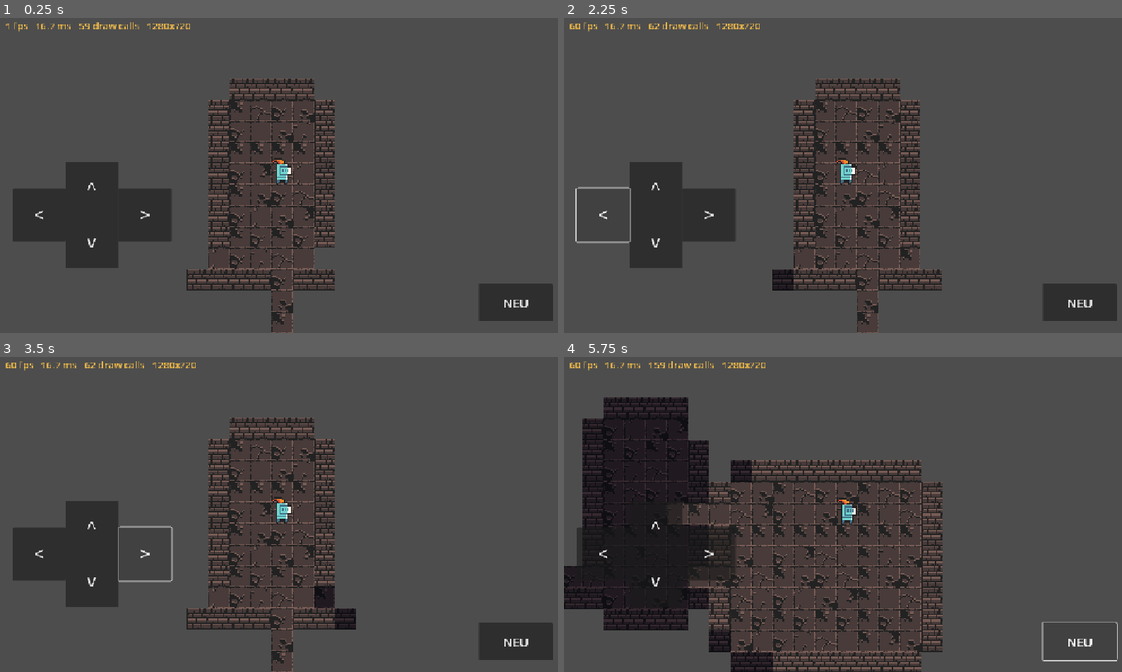
Above: before the commit, frames 1-4 (two rows, left to right).
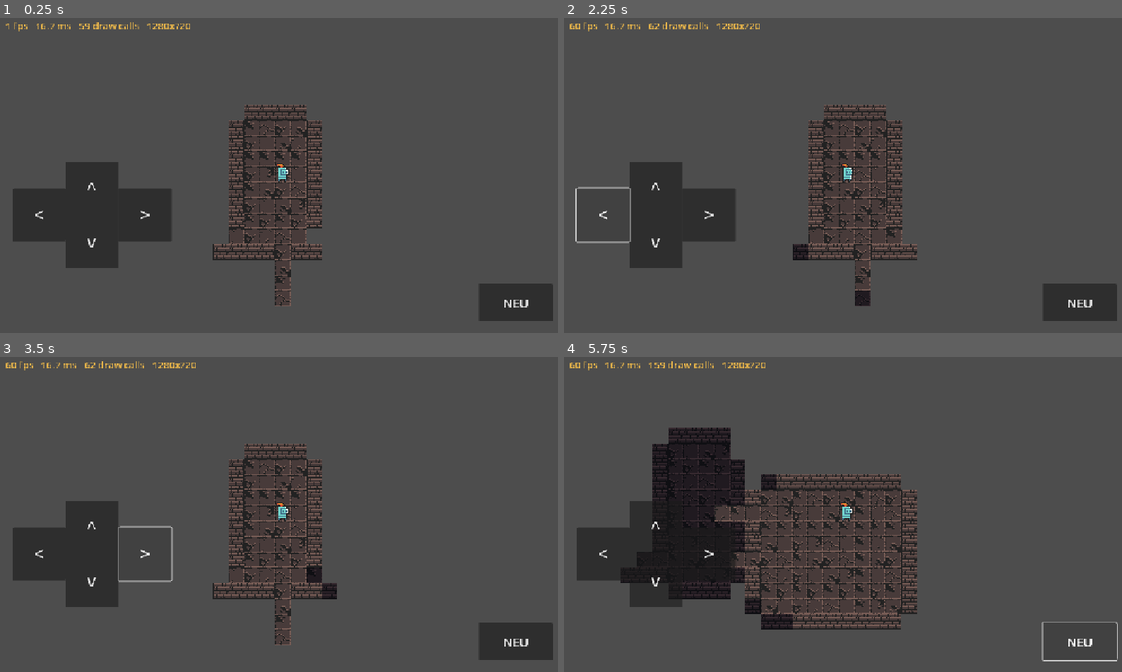
Above: after the commit, the same moments.

Repository: GermanDudeXX/dungeon-crawler
Game: Godot game, scene res://scenes/main.tscn
Two runs of this game, one before a commit and one after it. Both use one fixed random seed, a clock stepped at 60 frames per second and the inputs below.
Inputs:
- Up to frame 1 (0.25 s): no input
- Up to frame 2 (2.25 s): click "^" at 0.5 s; click "v" at 1.25 s; click "<" at 2 s
- Up to frame 3 (3.5 s): click ">" at 2.75 s
- Up to frame 4 (5.75 s): click "NEU" at 3.5 s; tap Enter at 4.25 s; hold D 4.28-5.03 s; hold S from 5.03 s (still down)

The runs differ from the first frame. In frame 1, 8.2% of the frame differs, in the area x 33-60%, y 19-100%; in frame 2, 8.7%; in frame 3, 8.7%; in frame 4, 24%, in the area x 0-68%, y 12-100%.

Commit message:
Land the Godot slice the right way up, and the number it was built for
The orientation was set to 1 - portrait - so the first build on the
phone came up sideways with the dungeon a stamp in the middle of a tall
grey field. 0 is landscape. The camera zoom is pulled back a little too,
so the floor fills a phone screen instead of sitting in the middle of
it.

Measured on the device, walking, at the phone's full resolution:

  Godot   60 fps, 17.8ms a frame, 113 draw calls
  pygame  50-60ms a frame, with spikes to 150-215

The 17.8ms is the 60Hz budget, not the cost - the frame finishes and
waits. That is the whole answer: the same dungeon, the same art, the
same wall rules, drawn by the GPU instead of composed by the CPU and
copied a pixel at a time.

Co-Authored-By: Claude Opus 5 <noreply@anthropic.com>
Claude-Session: https://claude.ai/code/session_01WQiUvBCjkdxtXigdz77eh9

Diff:
--- a/godot/project.godot
+++ b/godot/project.godot
@@ -27,7 +27,10 @@
 ; to whatever the device gives us, on the GPU, for free.
 window/size/viewport_width=1280
 window/size/viewport_height=720
-window/handheld/orientation=1
+; 0 is landscape. This was 1 - portrait - which is how the first
+; build came up sideways on the phone, with the dungeon a stamp in
+; the middle of a tall grey field.
+window/handheld/orientation=0
 window/stretch/mode="canvas_items"
 window/stretch/aspect="expand"
 
--- a/godot/scripts/game.gd
+++ b/godot/scripts/game.gd
@@ -74,7 +74,11 @@
 	# the opposite reason. There it was to stop the whole screen changing
 	# every frame; here it is only so the pixel art lands on whole pixels.
 	_camera.position_smoothing_enabled = false
-	_camera.zoom = Vector2(3, 3)
+	# Sized so the dungeon fills a phone in landscape rather than
+	# sitting in the middle of it: the viewport is 1280x720 and the
+	# map is 40x25 tiles of 16px, so a little over 2x puts a good
+	# part of the floor on screen at a readable size.
+	_camera.zoom = Vector2(2.2, 2.2)
 	add_child(_camera)
 
 
